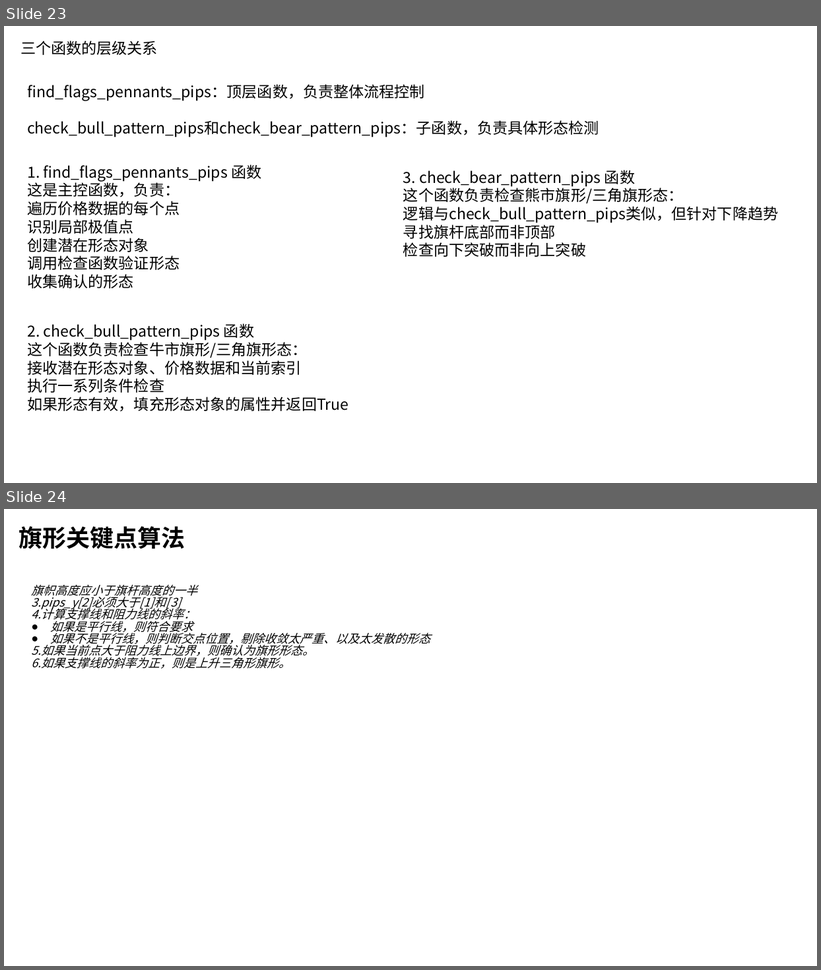
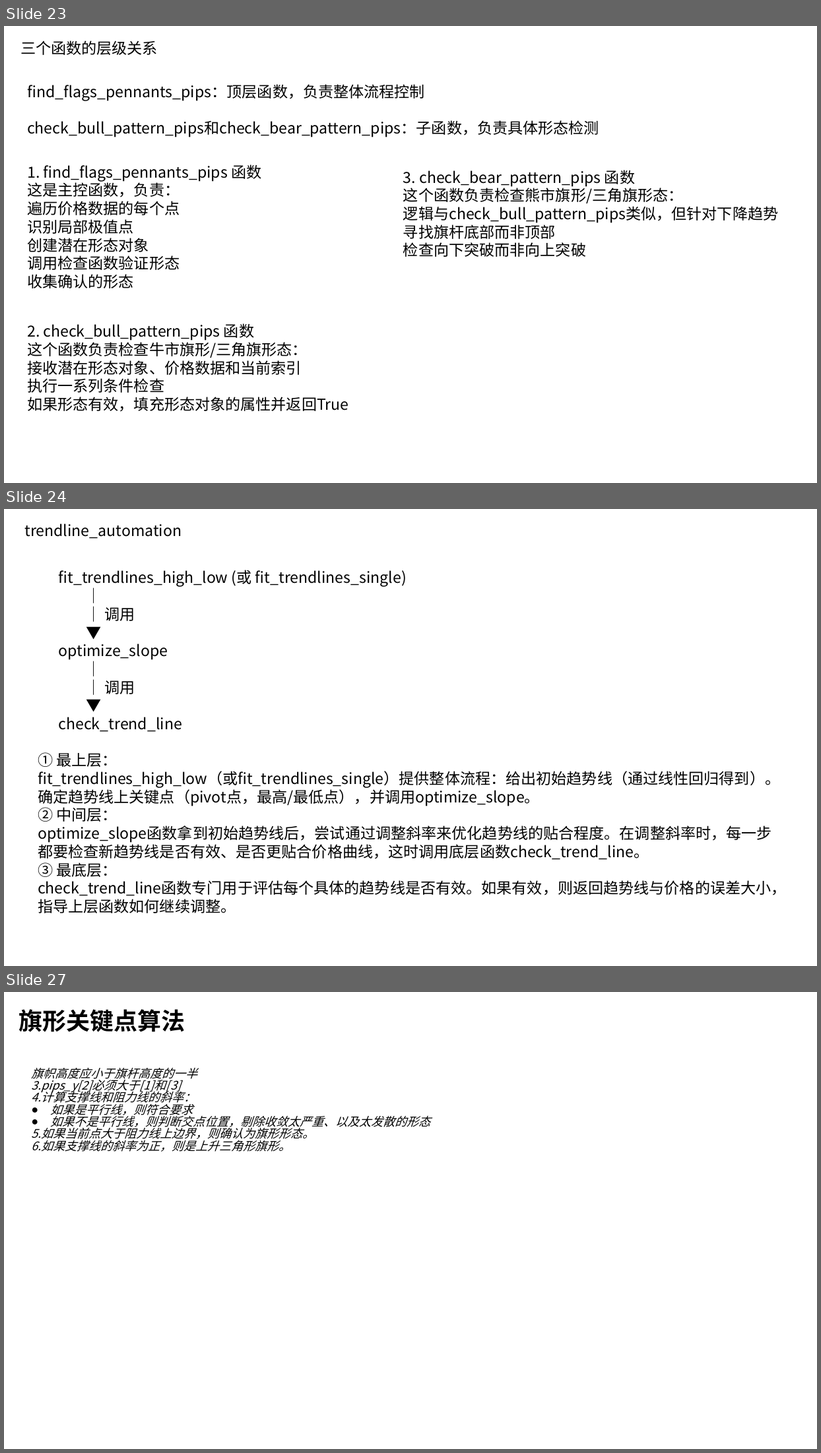
Before and after one commit to Harrision-Cyber/Flag-Pattern, a slide deck: 旗形/旗形形态.pptx. Shown one above the other, each under a label of ours: slides 23 and 24 before the commit, slides 23, 24 and 27 after it; the slides between them are not shown. The pictures are 821x970 and 821x1453 pixels, drawn with LibreOffice and Linux fonts; fonts in the diff are those of the drawing. Boxes give left, top, right and bottom in pixels: in the first picture for what was removed or moved away, otherwise in the second. Text is boxed around its words. In the diff, an @@ line names an element or a change of style, - is before the commit and + after.

```diff
--- a/旗形/旗形形态.pptx
+++ b/旗形/旗形形态.pptx
@@ slide 24 added at (4,509,817,966), background #FFFFFF @@
@@ text added at (24,524,182,539), 18 pt, text #000000 @@
+trendline_automation
@@ text added at (59,570,407,732), 18 pt, text #000000 @@
+fit_trendlines_high_low (或 fit_trendlines_single)
+│
+│ 调用
+▼
+optimize_slope
+│
+│ 调用
+▼
+check_trend_line
@@ text added at (38,753,786,914), 18 pt, text #000000 @@
+① 最上层：
+fit_trendlines_high_low（或fit_trendlines_single）提供整体流程：给出初始趋势线（通过线性回归得到）。确定趋势线上关键点（pivot点，最高/最低点），并调用optimize_slope。
+② 中间层：
+optimize_slope函数拿到初始趋势线后，尝试通过调整斜率来优化趋势线的贴合程度。在调整斜率时，每一步都要检查新趋势线是否有效、是否更贴合价格曲线，这时调用底层函数check_trend_line。
+③ 最底层：
+check_trend_line函数专门用于评估每个具体的趋势线是否有效。如果有效，则返回趋势线与价格的误差大小，指导上层函数如何继续调整。
@@ what was slide 24 is now slide 27 @@
```
Also in this commit, not shown: 2 other slides added, 21 other files.
